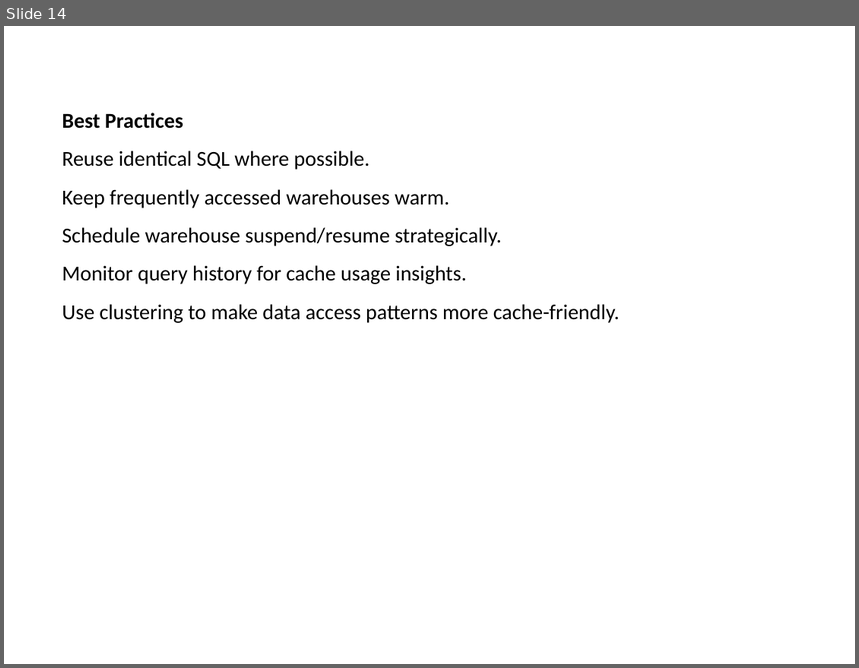
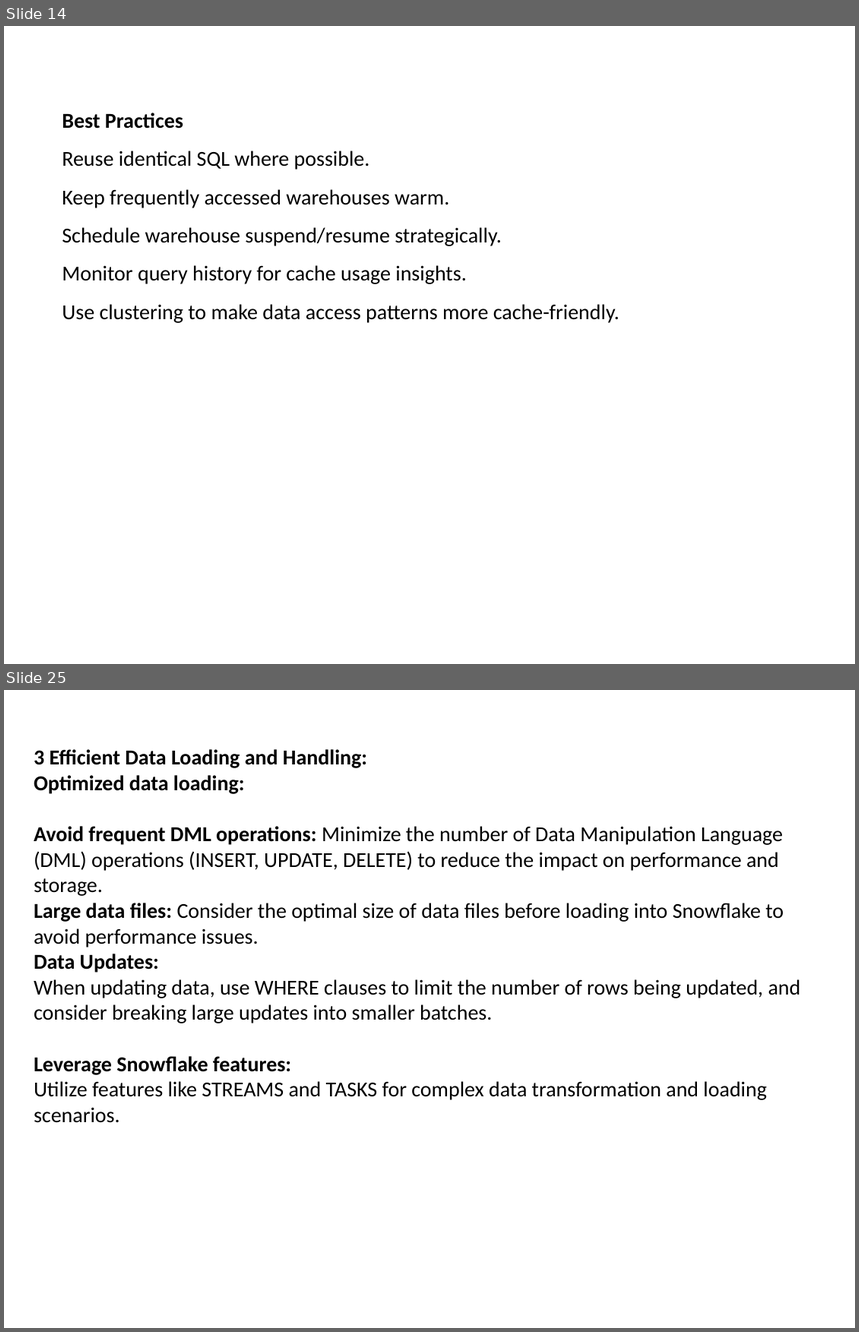
Before and after one commit to babjeereddy/snowflake, a slide deck: SnowFlake.pptx. Shown one above the other, each under a label of ours: slide 14 before the commit, slides 14 and 25 after it; the slides between them are not shown. The pictures are 859x668 and 859x1332 pixels, drawn with LibreOffice and Linux fonts; fonts in the diff are those of the drawing. Boxes give left, top, right and bottom in pixels: in the first picture for what was removed or moved away, otherwise in the second. Text is boxed around its words. In the diff, an @@ line names an element or a change of style, - is before the commit and + after.

```diff
--- a/SnowFlake.pptx
+++ b/SnowFlake.pptx
@@ slide 25 added at (4, 690, 855, 1328), background #FFFFFF @@
@@ text added at (34, 749, 801, 1123), 18 pt, text #000000 @@
+3 Efficient Data Loading and Handling:
+Optimized data loading:
+Avoid frequent DML operations: Minimize the number of Data Manipulation Language (DML) operations (INSERT, UPDATE, DELETE) to reduce the impact on performance and storage.
+Large data files: Consider the optimal size of data files before loading into Snowflake to avoid performance issues.
+Data Updates:
+When updating data, use WHERE clauses to limit the number of rows being updated, and consider breaking large updates into smaller batches.
+Leverage Snowflake features:
+Utilize features like STREAMS and TASKS for complex data transformation and loading scenarios.
```
Also in this commit, not shown: 12 other slides added.
